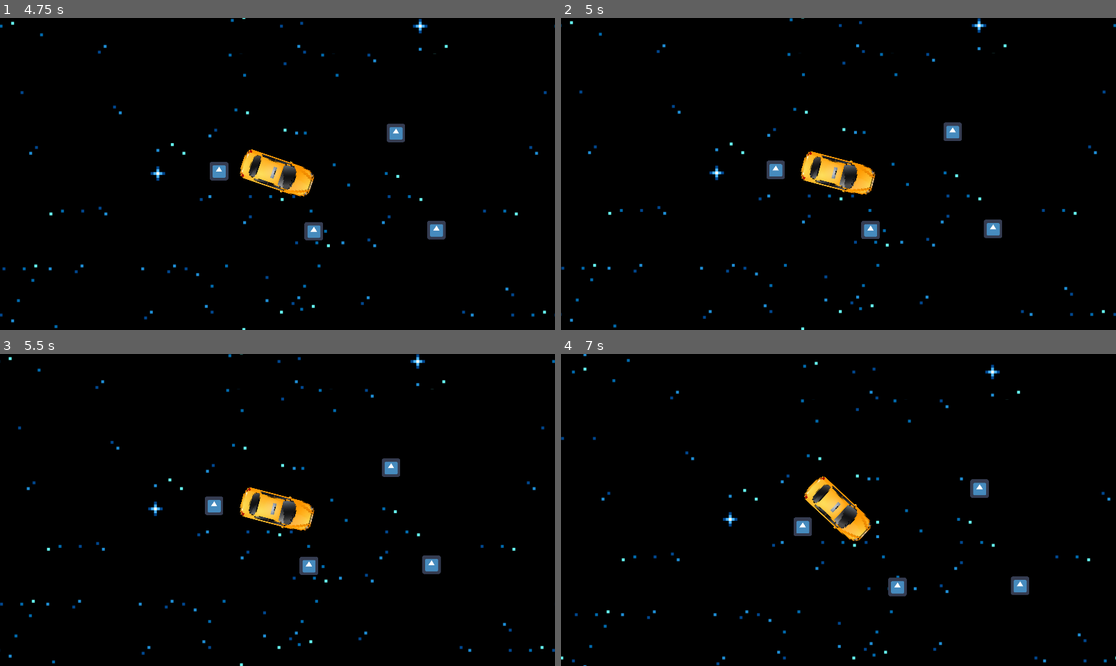
Above: before the commit, frames 1-4 (two rows, left to right).
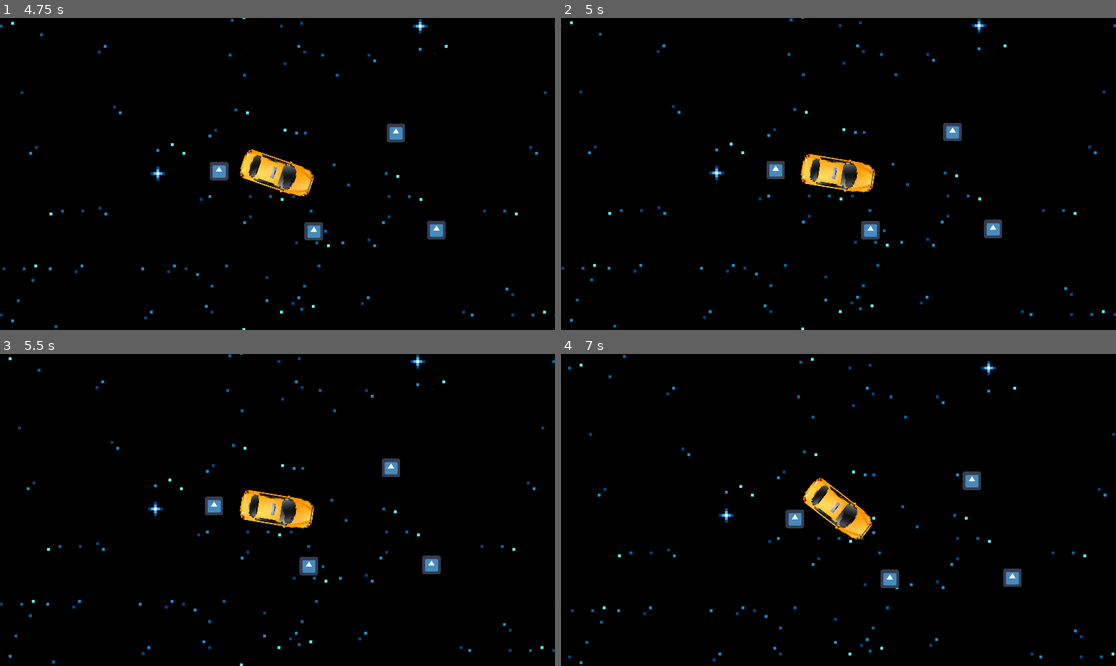
Above: after the commit, the same moments.

Repository: game-jam-team-gut/void-taxi
Game: Godot game, scene res://MainMenu.tscn
Two runs of this game, one before a commit and one after it. Both use one fixed random seed, a clock stepped at 60 frames per second and the inputs below. The engine's default icon, where the game draws it, is replaced by a stand-in: a white triangle on a blue panel in a dark square.
Inputs:
- Up to frame 1 (4.75 s): click "Play" at 0.5 s; tap Enter at 1.25 s; hold Right (ui_right) 1.28-2.03 s; tap Space at 2 s; hold Down (ui_down) 2.03-2.78 s; hold Right (ui_right) 2.78-3.53 s; hold Up (ui_up) 3.53-4.28 s; hold Left (ui_left) from 4.28 s (still down)
- Up to frame 2 (5 s): keep holding Left (ui_left)
- Up to frame 3 (5.5 s): keep holding Left (ui_left)
- Up to frame 4 (7 s): tap Enter at 5.75 s; release Left (ui_left) at 5.78 s; hold Down (ui_down) 5.78-6.53 s; hold Right (ui_right) from 6.53 s (still down)

Frame 1 is identical in both runs. In frame 2, 0.6% of the frame differs, in the area x 1-98%, y 0-100%; in frame 3, 0.6%; in frame 4, 3.4%, in the area x 0-100%, y 0-100%.

Commit message:
Refactor Taxi.gd

Diff:
--- a/Void/Taxi.gd
+++ b/Void/Taxi.gd
@@ -1,41 +1,55 @@
 extends KinematicBody2D
 
-export (int) var speed = 0 #initial speed
-export (float) var rotation_speed = 1.1 #rotation factor
+const INITIAL_SPEED = 0
+const ROTATION_SPEED = 1.1 #rotation factor
+const MINIMAL_SPEED_TO_ROTATE = 55
+const MAX_FORWARD_SPEED = 440
+const MAX_BACKWARDS_SPEED = 220
+const FORWARD_ACCELERATION = 4
+const BACKWARDS_ACCELERATION = 2
+const SLOWING_FACTOR_WHEN_MOVING_FORWARD = 4
+const SLOWIG_FACTOR_WHEN_MOVING_BACKWARDS = 2
 
-var velocity = Vector2()
-var rotation_dir #rotation direction
+var speed = INITIAL_SPEED
+var velocity: Vector2
+var rotation_dir
 
 func get_input():
 	rotation_dir = 0 #initial rotation direction
-	velocity = Vector2()
-	if Input.is_action_pressed('ui_right'): #right
-		if(speed>55 or speed<-55): #rotation depending on the speed, so you can't turn in place
-			rotation_dir += 1 #rotation direction
-	if Input.is_action_pressed('ui_left'): #left
-		if(speed>75 or speed<-75): #rotation depending on the speed, so you can't turn in place
-			rotation_dir -= 1 #rotation direction
+	velocity = Vector2.ZERO
+
+	if Input.is_action_pressed('ui_right'):
+		if(abs(speed) > MINIMAL_SPEED_TO_ROTATE): #rotation depending on the speed, so you can't turn in place
+			rotation_dir += 1
+
+	if Input.is_action_pressed('ui_left'):
+		if(abs(speed) > MINIMAL_SPEED_TO_ROTATE): #rotation depending on the speed, so you can't turn in place
+			rotation_dir -= 1
+
 	if Input.is_action_pressed('ui_up'): #forward
-		if (speed < 440): #maximum speed forward
-			speed=speed+4 #forward acceleration
+		if (speed < MAX_FORWARD_SPEED):
+			speed += FORWARD_ACCELERATION
 		velocity = Vector2(speed, 0).rotated(rotation)
-	else: speed=speed-4 #don't delete
+	else: speed -= FORWARD_ACCELERATION #don't delete
+
 	if Input.is_action_pressed('ui_down'): #backwards
-		if (speed > -220): #maximum speed backwards
-			speed=speed-2 #backwards acceleration
-			if(speed>0):
-				speed=speed-32 #brakes
+		if (speed > -MAX_BACKWARDS_SPEED):
+			speed -= BACKWARDS_ACCELERATION #backwards acceleration
+			if(speed > 0):
+				speed -= 32 #brakes
 		velocity = Vector2(speed, 0).rotated(rotation)
-	else: speed=speed+4 #don't delete
+	else: speed += FORWARD_ACCELERATION #don't delete
+
 	if InputDefault: #continuous drive at the last registered speed after no user input
 		velocity = Vector2(speed, 0).rotated(rotation)
-	if Input.is_action_pressed('ui_up')==false and Input.is_action_pressed('ui_down')==false: #slowing down after no user input
+
+	if Input.is_action_pressed('ui_up') == false and Input.is_action_pressed('ui_down') == false: #slowing down after no user input
 		if (speed > 0):
-			speed=speed-4
+			speed -= SLOWING_FACTOR_WHEN_MOVING_FORWARD
 		elif (speed < 0):
-			speed=speed+2
+			speed += SLOWIG_FACTOR_WHEN_MOVING_BACKWARDS
 
 func _physics_process(delta):
 	get_input()
-	rotation += rotation_dir * rotation_speed * delta
+	rotation += rotation_dir * ROTATION_SPEED * delta
 	velocity = move_and_slide(velocity)
